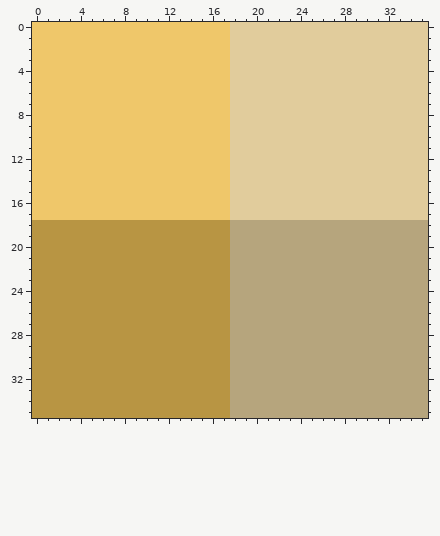
A pixel-art file gets an edit: Assets/Sprites/Blocks.aseprite. This is how it looked before the edit.
36x36 pixels, 1 frame. Colours within 5 levels of each other are drawn and written as one.
The result:
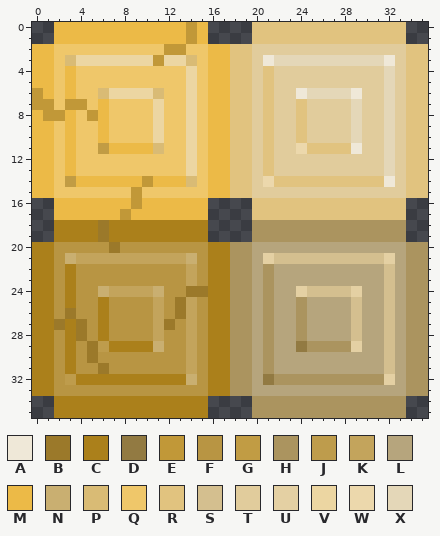
Palette (. is transparent): A #efe8d8  B #9b792a  C #ab801b  D #927a42  E #c19838  F #b89543  G #c19c44  H #ab945f  J #be9c4c  K #c3a45c  L #b6a57d  M #ecba47  N #c9af71  P #d9bb75  Q #efc76a  R #e1c37f  S #d4bf8f  T #e1cc9c  U #e4d0a3  V #ecd6a2  W #ecd8ac  X #e4d7b8
From old to new:
Changed rows in their new state; - is an unchanged pixel.
first column x 0:
 0 ..MMMMMMMMMMMMEM....RRRRRRRRRRRRRR..
 1 ..MMMMMMMMMMMMEM....RRRRRRRRRRRRRR..
 2 MM----------EE--MMRR--------------RR
 3 MM-PVVVVVVVEVVP-MMRR-AXXXXXXXXXXA-RR
 4 MM-M----------V-MMRR-R----------X-RR
 5 MM-M----------V-MMRR-R----------X-RR
 6 EM-M--PVVVVP--V-MMRR-R--AXXXXA--X-RR
 7 EE-EE-M----V--V-MMRR-R--R----X--X-RR
 8 MEEM-EM----V--V-MMRR-R--R----X--X-RR
 9 MM-M--M----V--V-MMRR-R--R----X--X-RR
10 MM-M--M----V--V-MMRR-R--R----X--X-RR
11 MM-M--GMMMMP--V-MMRR-R--WRRRRA--X-RR
12 MM-M----------V-MMRR-R----------X-RR
13 MM-M----------V-MMRR-R----------X-RR
14 MM-GMMMMMMEMMMP-MMRR-WRRRRRRRRRRA-RR
15 MM-------E------MMRR--------------RR
16 ..MMMMMMMEMMMMMM....RRRRRRRRRRRRRR..
17 ..MMMMMMEMMMMMMM....RRRRRRRRRRRRRR..
18 ..CCCCBCCCCCCCCC....HHHHHHHHHHHHHH..
19 ..CCCCBCCCCCCCCC....HHHHHHHHHHHHHH..
20 CC-----B--------CCHH--------------HH
21 CC-NKKKKKKKKKKN-CCHH-USSSSSSSSSSU-HH
22 CC-C----------K-CCHH-H----------S-HH
23 CC-C----------K-CCHH-H----------S-HH
24 CC-C--NKKKKN--BBCCHH-H--USSSSU--S-HH
25 CC-C--C----K-BK-CCHH-H--H----S--S-HH
26 CC-B--C----K-BK-CCHH-H--H----S--S-HH
27 CCBCB-C----KB-K-CCHH-H--H----S--S-HH
28 CC-CB-C----K--K-CCHH-H--H----S--S-HH
29 CC-C-BJCCCCN--K-CCHH-H--DHHHHU--S-HH
30 CC-C-B--------K-CCHH-H----------S-HH
31 CC-C--B-------K-CCHH-H----------S-HH
32 CC-JCCCCCCCCCCN-CCHH-DHHHHHHHHHHU-HH
33 CC--------------CCHH--------------HH
34 ..CCCCCCCCCCCCCC....HHHHHHHHHHHHHH..
35 ..CCCCCCCCCCCCCC....HHHHHHHHHHHHHH..
